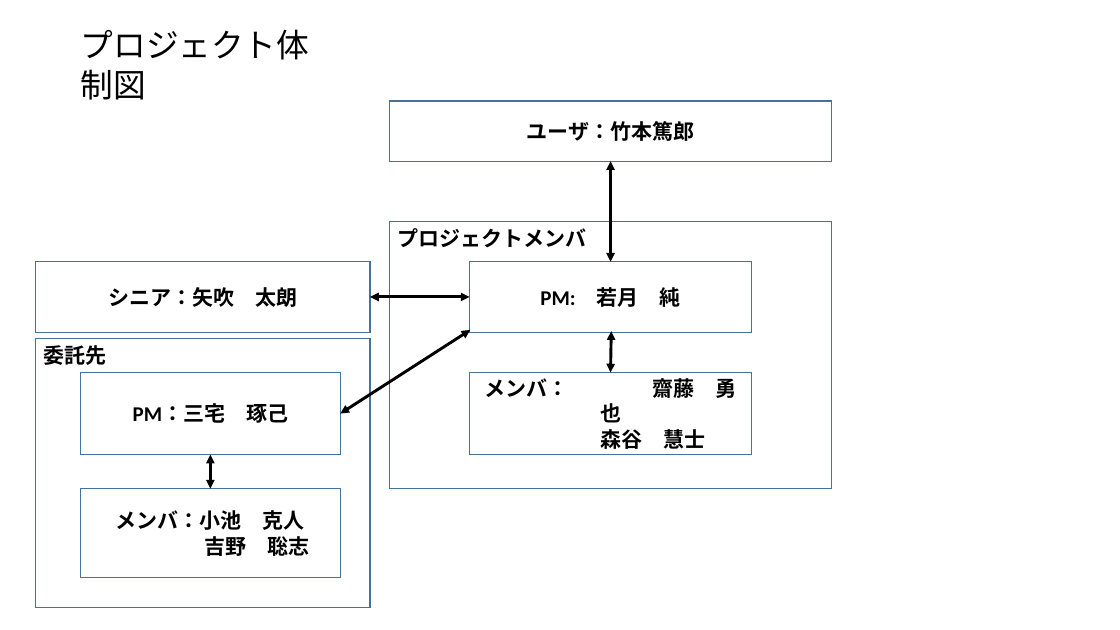
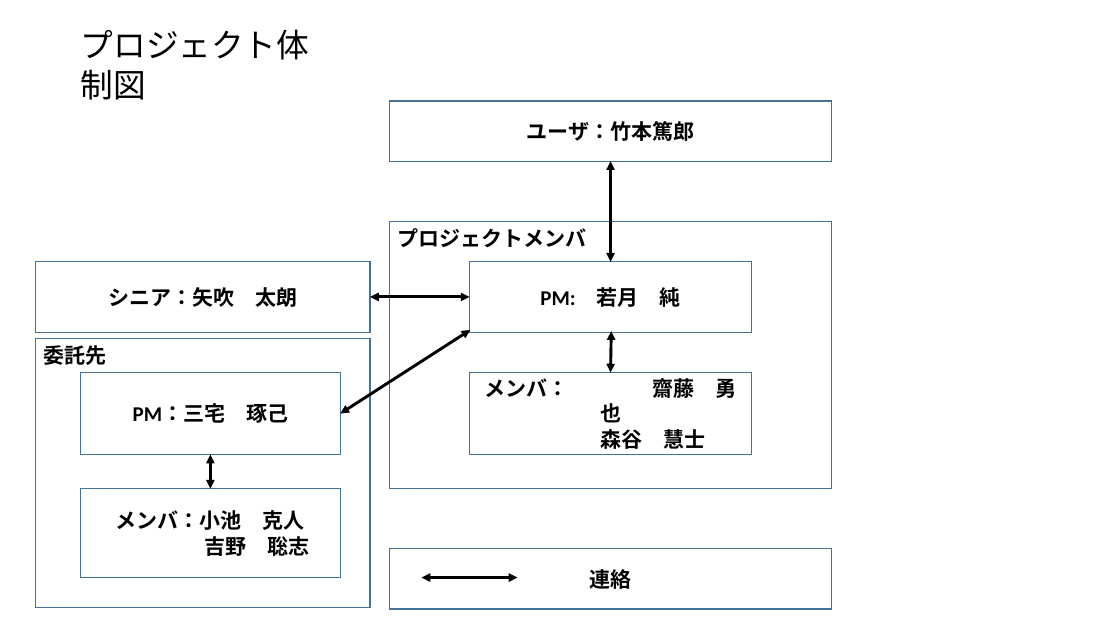
Before and after one commit to shimoda-a/pmpractice, a slide deck: slide 1 of yabuki-a/PM演習矢吹a/体制図.pptx. Drawn at 1120x630 pixels with LibreOffice and Linux fonts; fonts in the diff are those of the drawing. Boxes give left, top, right and bottom in pixels: in the first picture for what was removed or moved away, otherwise in the second. Text is boxed around its words. In the diff, an @@ line names an element or a change of style, - is before the commit and + after.

```diff
--- a/yabuki-a/PM演習矢吹a/体制図.pptx
+++ b/yabuki-a/PM演習矢吹a/体制図.pptx
@@ rectangle added at [390, 549, 832, 609], outline #43739E 1 pt, 18 pt, text #000000, bold @@
+連絡
@@ double arrow added from (422, 578) to (518, 578), #000000 2.5 pt @@
```
Also in this commit, not shown: 10 other files.
